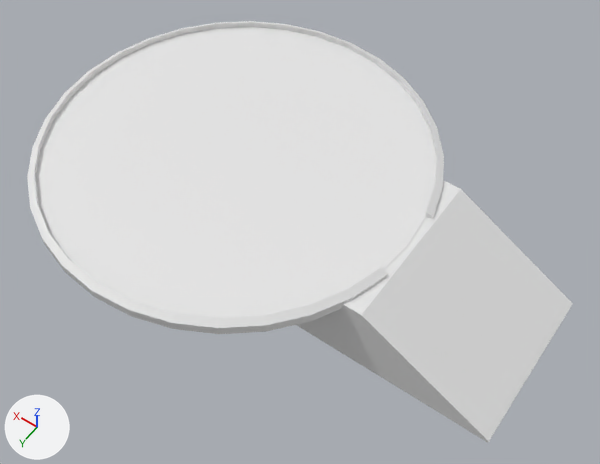
Renders of the COLLADA model 6 Terrain/Resources/Helipod/helipod.dae from each side of a commit.
Rendered twice from a camera (50 mm lens) standing at (-9.42, 10.56, 15.77) and looking at (-2.09, 0.3, -0.36). The axes (+X, +Y, +Z) are drawn at lower left. The lights are the same throughout.
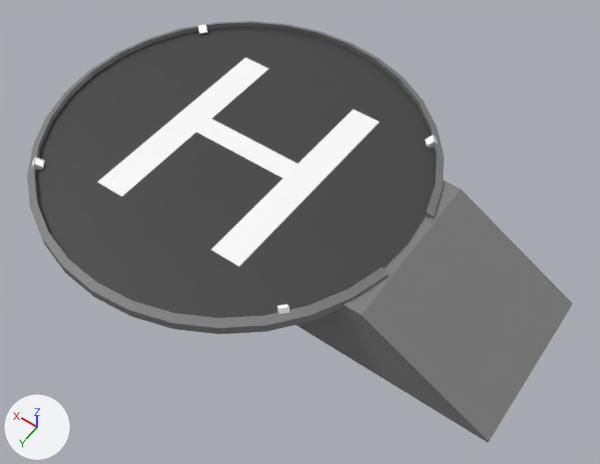
Pixel boxes (x1, y1, x2, y2) of what changed, in the pictures (600 x 464 px):
'Cylinder_001', recoloured, surface changed (white to grey)
    both: (27, 21, 444, 334)
'Cube', recoloured
    both: (297, 180, 573, 442)
'Lamp_Foot_000', added
    after: (277, 304, 290, 314)
'Lamp_Foot_003', added
    after: (32, 157, 45, 170)
'Lamp_Foot_001', added
    after: (425, 135, 437, 148)
'Lamp_Light_003', added
    after: (36, 159, 43, 166)

The edits, one by one:
Picture 'helipod.png' (img_helipod_png) is new.
Material 'Heliport' (mat_heliport) is new.
Its texture is img_helipod_png.
Its roughness is 0.44.
Material 'Light' (mat_light) is new.
Its base color is (0.64, 0.64, 0.64) (light grey #d1d1d1).
Its roughness is 0.44.
Its emission strength is 1.0.
Material 'Lamp' (mat_lamp) is new.
Its base color is (0.8, 0.8, 0.8) (white #e7e7e7).
Its roughness is 0.44.
me_cylinder_001 has 314 vertices, 624 faces and spans x -5.03..5.03, y -5.03..5.03, z 0.73..1.06.
me_cylinder_001 is used by ob_cylinder_001; location (0.0, 0.0, 0.0).
me_cylinder_001 part 1: texture (UV) coordinates changed.
me_cylinder_001 now uses material mat_heliport (picture img_helipod_png).
me_cube_001 has 26 vertices, 48 faces and spans x -8.38..-1.63, y -2.16..2.16, z -1.1..0.9.
me_cube_001 now uses material mat_heliport (picture img_helipod_png).
Mesh me_lamp_light_003 is new.
It has 49 vertices, 72 faces and spans x 3.494..3.709, y 3.001..3.222, z 0.976..1.089.
It uses material mat_light (light grey #d1d1d1).
Mesh me_lamp_foot_003 is new.
It has 410 vertices, 816 faces and spans x 3.443..3.845, y 2.952..3.34, z 0.802..1.131.
It uses material mat_lamp (its picture is missing).
Mesh me_lamp_foot_001 is new.
It has 410 vertices, 816 faces and spans x -3.919..-3.517, y -3.213..-2.824, z 0.802..1.131.
It uses material mat_lamp (its picture is missing).
Mesh me_lamp_foot_000 is new.
It has 410 vertices, 816 faces and spans x -3.85..-3.448, y 2.872..3.263, z 0.802..1.131.
It uses material mat_lamp (its picture is missing).
Object 'Lamp_Light_003' (ob_lamp_light_003) is new; it shows me_lamp_light_003.
Its location is (0.0, 0.0, 0.0).
Object 'Lamp_Foot_003' (ob_lamp_foot_003) is new; it shows me_lamp_foot_003.
Its location is (0.0, 0.0, 0.0).
Object 'Lamp_Foot_001' (ob_lamp_foot_001) is new; it shows me_lamp_foot_001.
Its location is (0.0, 0.0, 0.0).
Object 'Lamp_Foot_000' (ob_lamp_foot_000) is new; it shows me_lamp_foot_000.
Its location is (0.0, 0.0, 0.0).
